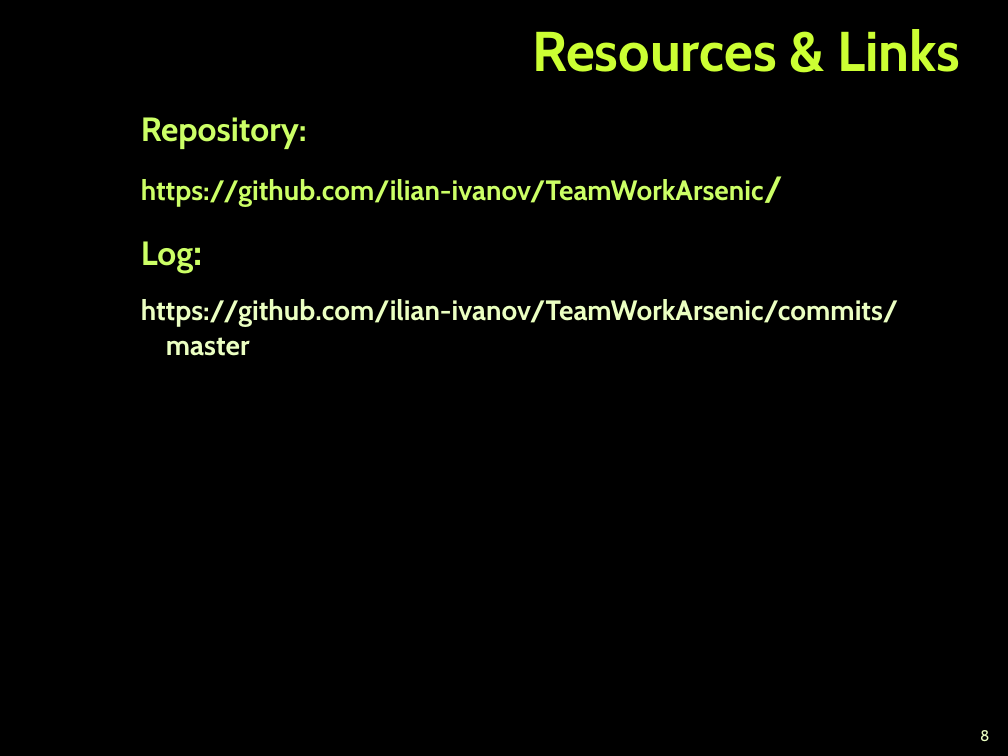
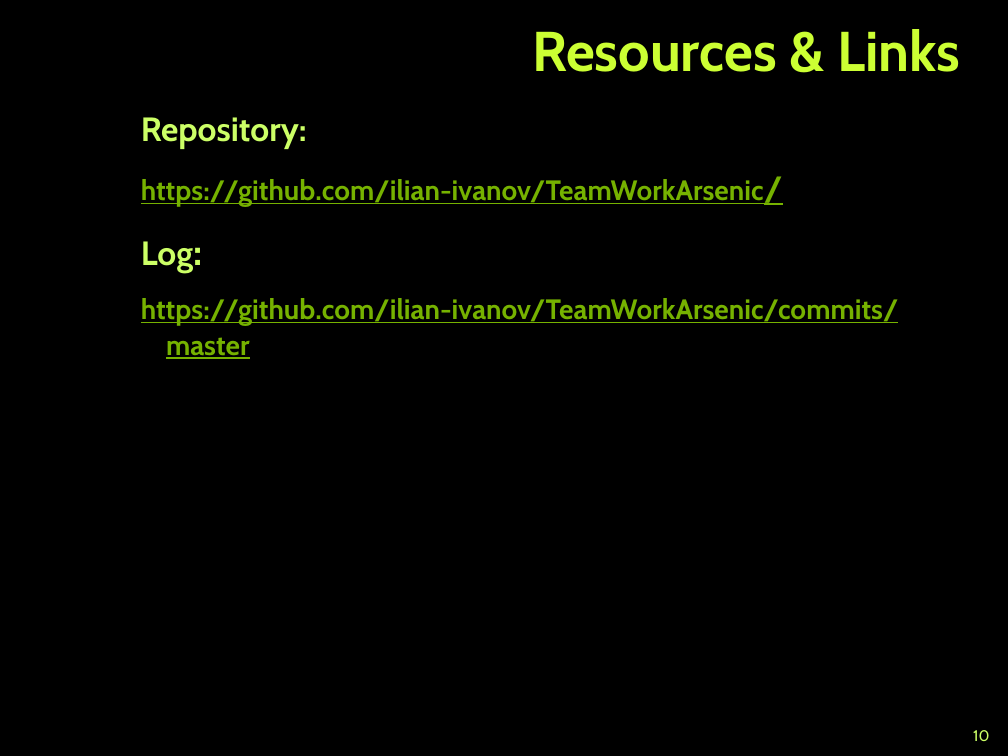
Before and after one commit to ilian-ivanov/TeamWorkArsenic, a slide deck: slide 10 of Team Arsenic.ppt (slide 8 before the commit). Drawn at 1008x756 pixels with LibreOffice and Linux fonts; fonts in the diff are those of the drawing; background and template pictures are left out. Boxes give left, top, right and bottom in pixels: in the first picture for what was removed or moved away, otherwise in the second. Text is boxed around its words. In the diff, an @@ line names an element or a change of style, - is before the commit and + after.

```diff
--- a/Team Arsenic.ppt
+++ b/Team Arsenic.ppt
@@ text "Repository:" at [141,117,899,359]: text colour #CCFF66 to #76B200 in "https://github.com/ilian-ivanov/TeamWorkArsenic/"; underline on in "https://github.com/ilian-ivanov/TeamWorkArsenic/", "https://github.com/ilian-ivanov/TeamWorkArsenic/commits/mast ..."; text colour #EBFFC2 to #76B200 in "https://github.com/ilian-ivanov/TeamWorkArsenic/commits/mast ..." @@
@@ page number at [973,730,989,741]: text changed; text colour #EBFFC2 to #CCFF66 @@
-8
+10
```
Also in this commit, not shown: 6 other slides changed, 2 slides added, 4 other files.
